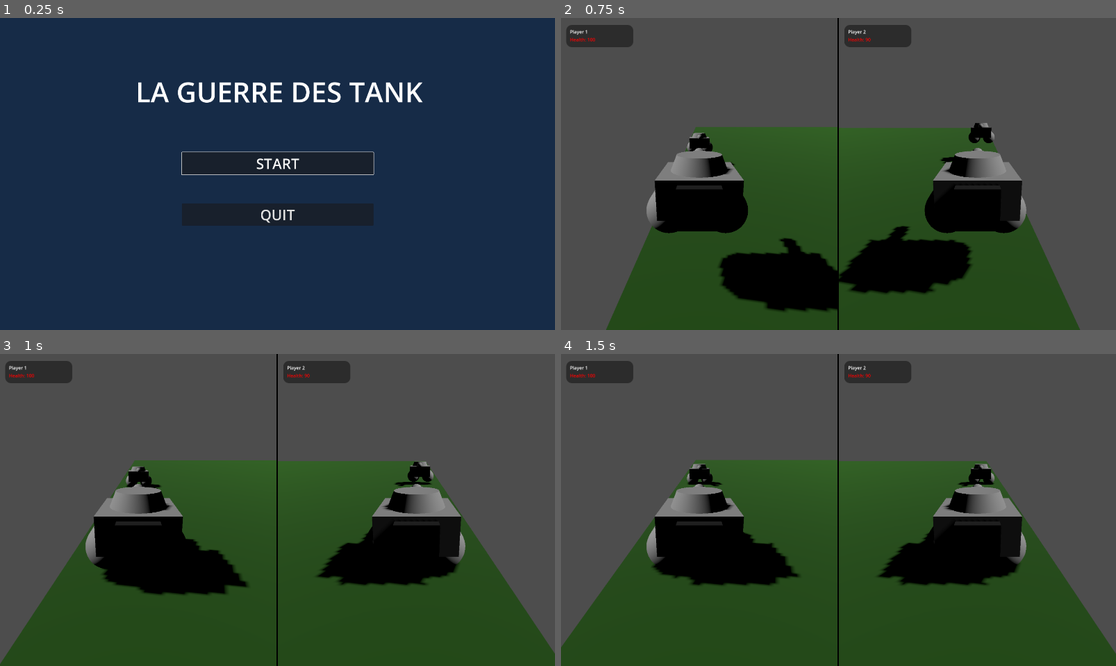
Above: before the commit, frames 1-4 (two rows, left to right).
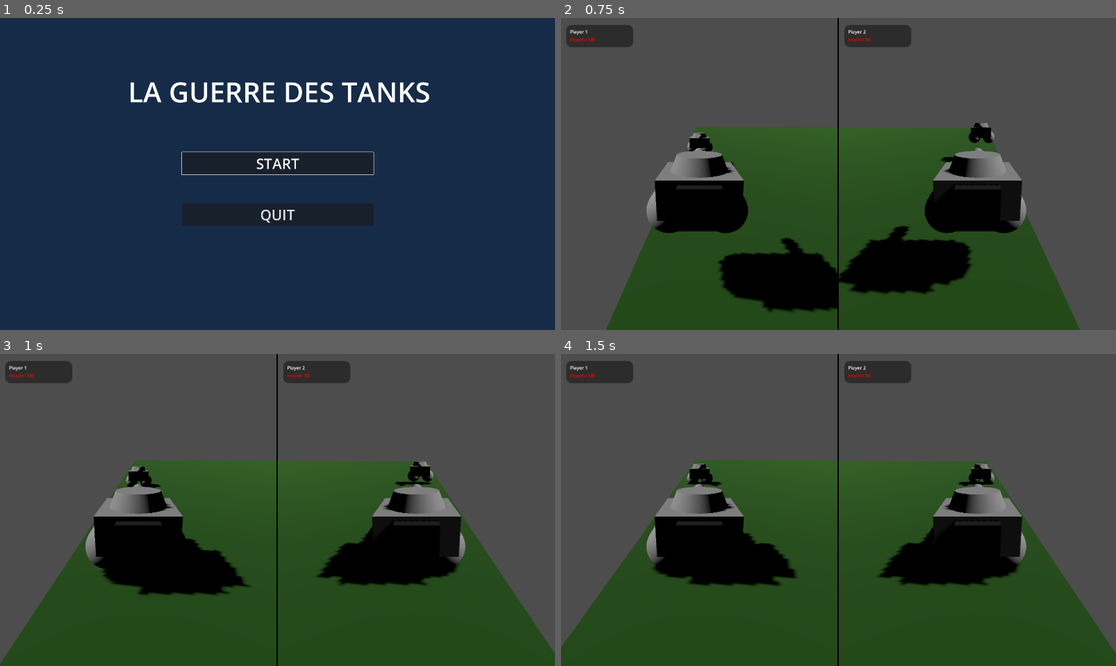
Above: after the commit, the same moments.

Repository: ewalefloch/TankGodot
Game: Godot game, scene res://main.tscn
The game is run twice, just before and just after one commit, with the same random seed, the same clock (stepped at 60 frames per second) and the same inputs. Before the commit the project starts from res://Menu/main.tscn.
Inputs:
- Up to frame 1 (0.25 s): no input
- Up to frame 2 (0.75 s): click "START" at 0.5 s
- Up to frame 3 (1 s): no input
- Up to frame 4 (1.5 s): tap Enter (ui_accept) at 1.25 s; hold Right (ui_right) from 1.28 s (still down)

The runs differ from the first frame. In frame 1, 2.0% of the frame differs, in the area x 23-78%, y 20-28%; in frame 2, 0.2%; in frame 3, 0.2%; in frame 4, 0.2%.

Commit message:
feat/add recul

Diff:
--- a/Menu/menu_principal.tscn
+++ b/Menu/menu_principal.tscn
@@ -42,7 +42,7 @@
 offset_right = 502.0
 offset_bottom = 321.0
 grow_horizontal = 2
-text = "LA GUERRE DES TANK"
+text = "LA GUERRE DES TANKS"
 label_settings = SubResource("LabelSettings_gmcsc")
 
 [node name="VBoxContainer" type="VBoxContainer" parent="."]
--- a/Tank/tank.gd
+++ b/Tank/tank.gd
@@ -16,15 +16,15 @@
 
 # --- Quantize options
 @export var use_quantize: bool = true
-@export var quantize_threshold: float = 0.5   # >threshold => 1, between => 0, < -threshold => -1
+@export var quantize_threshold: float = 0.5
 
 # --- Boost
 @export_group("Boost")
-@export var boost_multiplier: float = 2  # 100% plus vite
-@export var boost_max_duration: float = 5.0  # durée max du boost
-@export var boost_recharge_delay: float = 20.0  # temps avant recharge si épuisé
-@export var boost_partial_recharge_rate: float = 0.333  # 1 sec tous les 3s (1/3)
-@export var boost_input: String = "boost"  # nom de l'action input
+@export var boost_multiplier: float = 2
+@export var boost_max_duration: float = 5.0
+@export var boost_recharge_delay: float = 20.0
+@export var boost_partial_recharge_rate: float = 0.333
+@export var boost_input: String = "boost"
 
 # --- Debug
 @export var debug_print: bool = false
@@ -33,7 +33,6 @@
 @export var health: int = 100:
 	set(value):
 		health = value
-		# Émet le signal avec la nouvelle valeur
 		health_changed.emit(health)
 @export var gold: int = 0:
 	set(value):
@@ -50,22 +49,26 @@
 var right_speed: float = 0.0
 
 # Variables internes du boost
-var boost_time_remaining: float = 5.0  # temps de boost disponible
-var boost_recharge_timer: float = 0.0  # timer pour la recharge complète
+var boost_time_remaining: float = 5.0
+var boost_recharge_timer: float = 0.0
 var is_boosting: bool = false
 var was_fully_depleted: bool = false
 
+# NOUVEAU : Variables pour le recul
+var recoil_velocity: Vector3 = Vector3.ZERO
+var recoil_timer: float = 0.0
+var recoil_duration: float = 0.0
+
 func _physics_process(delta: float) -> void:
-	# 1. Gérer la logique du boost (cette fonction externe ne change pas)
 	handle_boost(delta)
+	handle_recoil(delta)  # NOUVEAU : Gérer le recul
+
 	turret.player_id = player_id
 	var left_forward_action = "p%s_left_forward" % player_id
 	var left_backward_action = "p%s_left_backward" % player_id
 	var right_forward_action = "p%s_right_forward" % player_id
 	var right_backward_action = "p%s_right_backward" % player_id
 
-
-	# 2. Déterminer le multiplicateur de vitesse en fonction du boost
 	var speed_multiplier = boost_multiplier if is_boosting else 1.0
 
 	var left_input: float = 0.0
@@ -73,6 +76,7 @@
 
 	left_input = Input.get_action_strength(left_forward_action) - Input.get_action_strength(left_backward_action)
 	right_input = Input.get_action_strength(right_forward_action) - Input.get_action_strength(right_backward_action)
+
 	if use_quantize:
 		if left_input > quantize_threshold:
 			left_input = 1.0
@@ -88,11 +92,9 @@
 		else:
 			right_input = 0.0
 
-	# --- 3) Mapping input -> vitesse cible par chenille (m/s) avec boost
 	var left_target  = (left_input * max_forward_speed if left_input >= 0.0 else left_input * max_reverse_speed) * speed_multiplier
 	var right_target = (right_input * max_forward_speed if right_input >= 0.0 else right_input * max_reverse_speed) * speed_multiplier
 
-	# --- 4) Smoothing optionnel (réponse immédiate si use_smoothing=false)
 	if use_smoothing:
 		left_speed  = move_toward(left_speed, left_target, accel * delta)
 		right_speed = move_toward(right_speed, right_target, accel * delta)
@@ -100,37 +102,50 @@
 		left_speed = left_target
 		right_speed = right_target
 
-	# --- 5) Kinematics differential drive
-	var v = (right_speed + left_speed) * 0.5               # vitesse linéaire du centre (m/s)
-	var omega = (right_speed - left_speed) / track_width   # rad/s (yaw)
+	var v = (right_speed + left_speed) * 0.5
+	var omega = (right_speed - left_speed) / track_width
 
-	# rotation autour de Y
 	rotate_y(omega * delta)
 
-	# direction avant locale (-Z)
 	var forward_dir: Vector3 = -transform.basis.z.normalized()
 	var target_velocity = forward_dir * v
 
-	# damping si idle et smoothing activé
 	if use_smoothing and abs(left_input) < 0.01 and abs(right_input) < 0.01:
 		target_velocity = target_velocity.lerp(Vector3.ZERO, clamp(linear_damping * delta, 0, 1))
 
-	# appliquer gravité sur y si besoin
-	velocity.x = target_velocity.x
-	velocity.z = target_velocity.z
+	# MODIFIÉ : Ajouter le recul à la vélocité
+	velocity.x = target_velocity.x + recoil_velocity.x
+	velocity.z = target_velocity.z + recoil_velocity.z
 	velocity.y = velocity.y - ProjectSettings.get_setting("physics/3d/default_gravity") * delta
 
-	# déplacer et gérer collisions
 	move_and_slide()
 
+# NOUVEAU : Appliquer le recul
+func apply_recoil(direction: Vector3, force: float, duration: float) -> void:
+	# Normaliser la direction et ignorer Y
+	direction.y = 0
+	direction = direction.normalized()
+
+	# Définir la vélocité de recul
+	recoil_velocity = direction * force
+	recoil_timer = duration
+	recoil_duration = duration
+
+# NOUVEAU : Gérer le recul au fil du temps
+func handle_recoil(delta: float) -> void:
+	if recoil_timer > 0.0:
+		recoil_timer -= delta
+		# Diminuer progressivement le recul
+		var progress = recoil_timer / recoil_duration
+		recoil_velocity = recoil_velocity.lerp(Vector3.ZERO, 1.0 - progress)
+	else:
+		recoil_velocity = Vector3.ZERO
 
 func handle_boost(delta: float) -> void:
-	# On utilise aussi l'action dynamique pour le boost
 	var boost_action = "p%d_boost" % player_id
 
 	if Input.is_action_pressed(boost_action) and boost_time_remaining > 0.0 and boost_recharge_timer <= 0.0:
 		is_boosting = true
-		# ... (le reste de la fonction handle_boost reste identique) ...
 		boost_time_remaining -= delta
 		if boost_time_remaining <= 0.0:
 			boost_time_remaining = 0.0
--- a/Turret/turret.gd
+++ b/Turret/turret.gd
@@ -5,15 +5,13 @@
 @export var player_id: int = 1
 
 @export_group("Rotation")
-@export var yaw_speed_deg: float = 90.0      # deg/s quand on appuie RB/LB
-@export var yaw_smoothing: float = 8.0       # plus grand = plus lisse
-@export var yaw_limit_left_deg: float = -180.0   # optionnel : limite de rotation relative
+@export var yaw_speed_deg: float = 90.0
+@export var yaw_smoothing: float = 8.0
+@export var yaw_limit_left_deg: float = -180.0
 @export var yaw_limit_right_deg: float = 180.0
 
-# Nodes references (set in inspector or found on _ready)
 @onready var turret_base: Node3D = $turret_base if has_node("turret_base") else self
 @onready var barrel: Node3D = $barrel if has_node("barrel") else null
-
 
 #Shoot
 @export_group("Armes")
@@ -22,8 +20,12 @@
 @export var projectile_lifetime: float = 5.0
 @export var projectile_damage: int = 1
 @export var fire_cooldown: float = 1.0
-# expose a NodePath to assign the muzzle in the inspector
 @export var muzzle_path: NodePath
+
+# Nouveau : Paramètres de recul
+@export_group("Recul")
+@export var recoil_force: float = 3.0  # Force du recul en m/s
+@export var recoil_duration: float = 0.2  # Durée du recul en secondes
 
 @onready var muzzle: Node3D = get_node_or_null(muzzle_path)
 
@@ -36,7 +38,6 @@
 var pitch_current: float = 0.0
 
 func _ready() -> void:
-	# initialise états à la rotation actuelle
 	yaw_current = turret_base.rotation.y
 	yaw_target = yaw_current
 
@@ -44,7 +45,7 @@
 	var input_yaw_left: String = "p%s_turret_left" % player_id
 	var input_yaw_right: String = "p%s_turret_right" % player_id
 	var input_fire: String = "p%s_fire" % player_id
-	# --- 1) Lire inputs numériques (RB/LB ou clavier), valeur -1,0,1
+
 	var yaw_input: float = 0.0
 	if Input.is_action_pressed(input_yaw_left):
 		yaw_input += 1.0
@@ -56,23 +57,16 @@
 	if Input.is_action_pressed(input_fire) and time_since_last_shot <= 0.0:
 		shoot()
 
-	# --- 2) Calculer la vitesse cible en radians/s
 	var yaw_speed = deg_to_rad(yaw_speed_deg) * yaw_input
-
-	# Mettre à jour la cible de yaw (intégration simple)
 	yaw_target += yaw_speed * delta
 
-	# Option : limiter la rotation relative (si tu veux empêcher full 360)
-	# Convertir la rotation de référence (ici on considère yaw 0 comme initial)
 	var yaw_min = deg_to_rad(yaw_limit_left_deg)
 	var yaw_max = deg_to_rad(yaw_limit_right_deg)
 	yaw_target = clamp(yaw_target, yaw_min, yaw_max)
 
-	# Lissage / interpolation du yaw courant vers la cible
 	var t_yaw = clamp(yaw_smoothing * delta, 0.0, 1.0)
 	yaw_current = lerp_angle(yaw_current, yaw_target, t_yaw)
 
-	# Appliquer rotation sur turret_base (rotation.y = yaw)
 	var rot = turret_base.rotation
 	rot.y = yaw_current
 	turret_base.rotation = rot
@@ -84,15 +78,30 @@
 	if muzzle == null:
 		push_warning("No muzzle_point")
 		return
+
+	# Créer le projectile
 	var proj = projectile_scene.instantiate()
 	get_tree().current_scene.add_child(proj)
 	proj.global_transform = muzzle.global_transform
 	var dir: Vector3 = muzzle.global_transform.basis.z.normalized()
+
 	if proj.has_method("setup"):
-		proj.setup(dir, null)  # on passe null pour shooter car pas utilisé ici
-	# config optionnelle si exposée
+		proj.setup(dir, null)
 	if "speed" in proj:
 		proj.speed = projectile_speed
 	if "lifetime" in proj:
 		proj.lifetime = projectile_lifetime
+
+	# Appliquer le recul au tank
+	apply_recoil_to_tank(-dir)
+
 	time_since_last_shot = fire_cooldown
+
+func apply_recoil_to_tank(shoot_direction: Vector3) -> void:
+	# Trouver le tank parent
+	var tank = get_parent()
+	if tank and tank is Tank:
+		# Direction opposée au tir
+		var recoil_direction = -shoot_direction
+		# Appliquer le recul
+		tank.apply_recoil(recoil_direction, recoil_force, recoil_duration)
Renamed: Menu/main.tscn -> main.tscn
